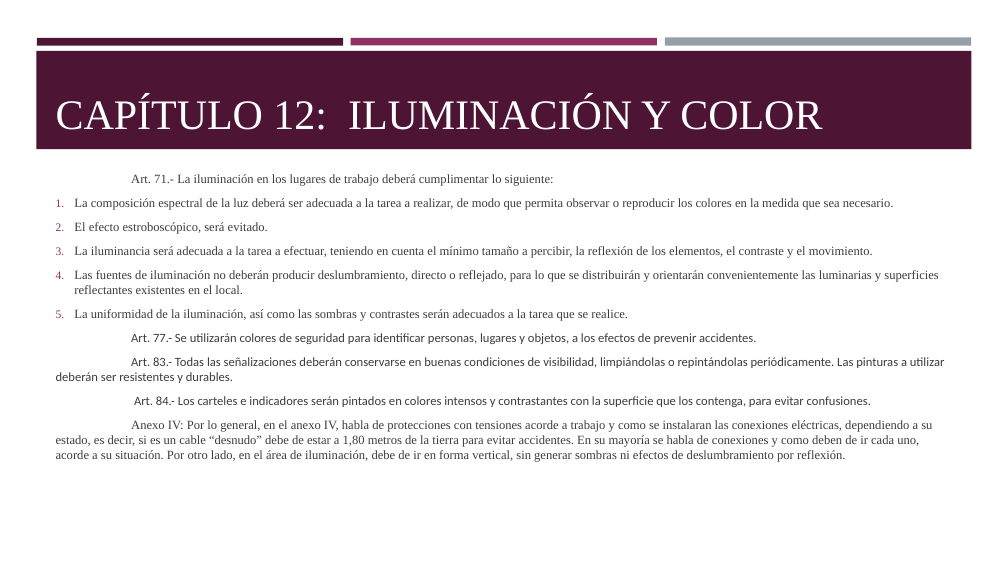
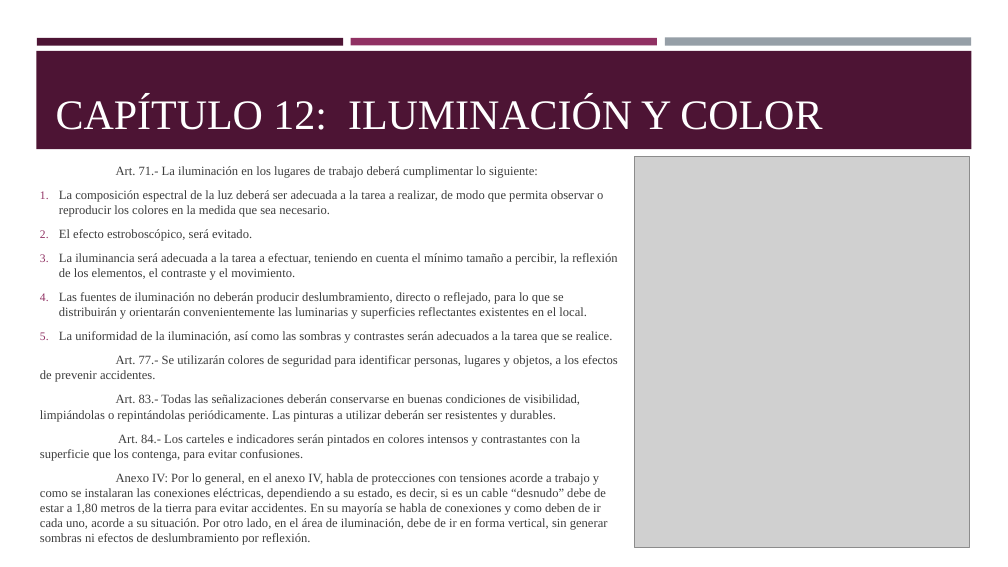
Before and after one commit to Cnsgnicole/doubik, a slide deck: slide 4 of TP LEY 19587 - Presentación de capítulos.pptx (slide 2 before the commit). Drawn at 1008x567 pixels with LibreOffice and Linux fonts; fonts in the diff are those of the drawing; grey boxes stand for pictures. Boxes give left, top, right and bottom in pixels: in the first picture for what was removed or moved away, otherwise in the second. Text is boxed around its words. In the diff, an @@ line names an element or a change of style, - is before the commit and + after.

```diff
--- a/TP LEY 19587 - Presentación de capítulos.pptx
+++ b/TP LEY 19587 - Presentación de capítulos.pptx
@@ picture added at [634, 157, 970, 547] @@
@@ text "Art. 71.- La iluminación en ...": place and size @@
-text "Art. 71.- La iluminación en ..." at [56, 174, 945, 462]
+text "Art. 71.- La iluminación en ..." at [40, 190, 618, 545]
@@ text at [40, 355, 618, 461]: font Calibri to Times New Roman in "Art. 77.- Se utilizarán colores de seguridad ...", "Art. 83.- Todas las señalizaciones deberán conservarse ...", "Art. 84.- Los carteles e indicadores serán ..." @@
```
Also in this commit, not shown: 2 other slides changed, 4 slides added, 9 slides removed.
